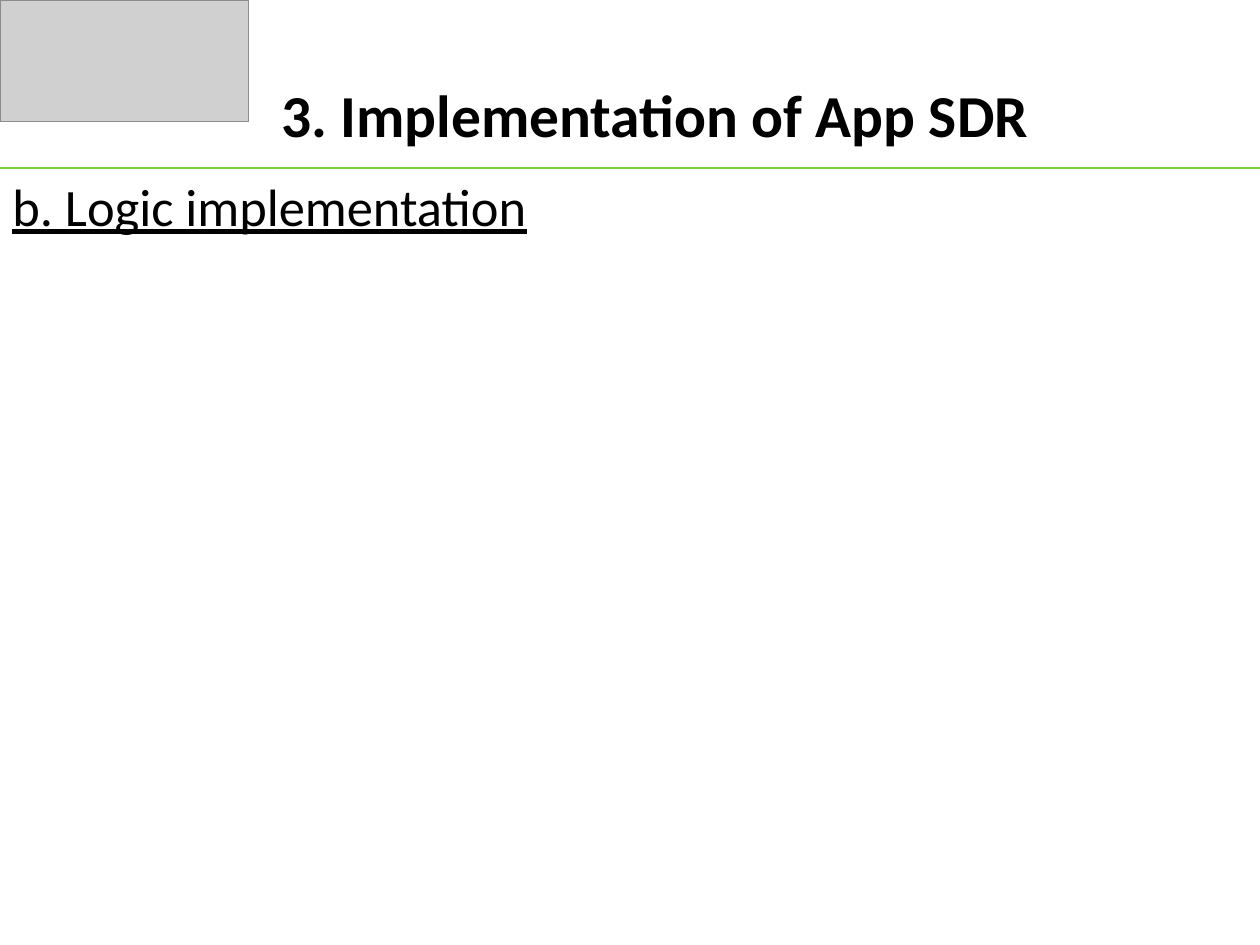
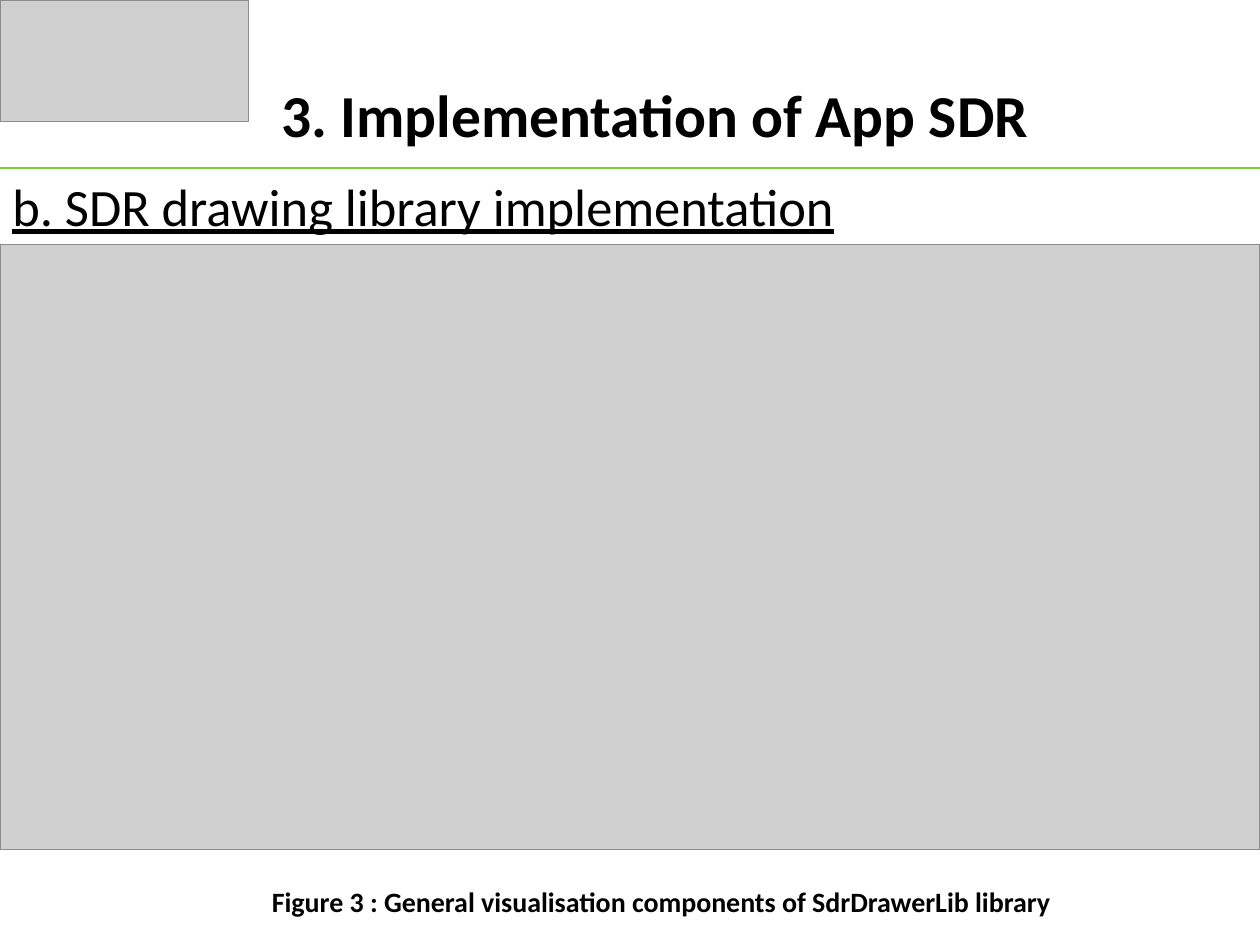
Before and after one commit to tongngocminhanh/MAUI_App_SDR, a slide deck: slide 8 of MySEProject/Documentation/ML22-23-8 Implement the SDR representation in the MAUI application.pptx (slide 6 before the commit). Drawn at 1260x945 pixels with LibreOffice and Linux fonts; fonts in the diff are those of the drawing; grey boxes stand for pictures. Boxes give left, top, right and bottom in pixels: in the first picture for what was removed or moved away, otherwise in the second. Text is boxed around its words. In the diff, an @@ line names an element or a change of style, - is before the commit and + after.

```diff
--- a/MySEProject/Documentation/ML22-23-8 Implement the SDR representation in the MAUI application.pptx
+++ b/MySEProject/Documentation/ML22-23-8 Implement the SDR representation in the MAUI application.pptx
@@ text at (12, 189, 834, 235): text changed @@
-b. Logic implementation
+b. SDR drawing library implementation
@@ picture added at (0, 244, 1260, 849) @@
@@ text added at (272, 892, 1050, 917), 16 pt, text #000000, bold @@
+Figure 3 : General visualisation components of SdrDrawerLib library
```
Also in this commit, not shown: 8 other slides changed, 5 slides added, 18 other files.
